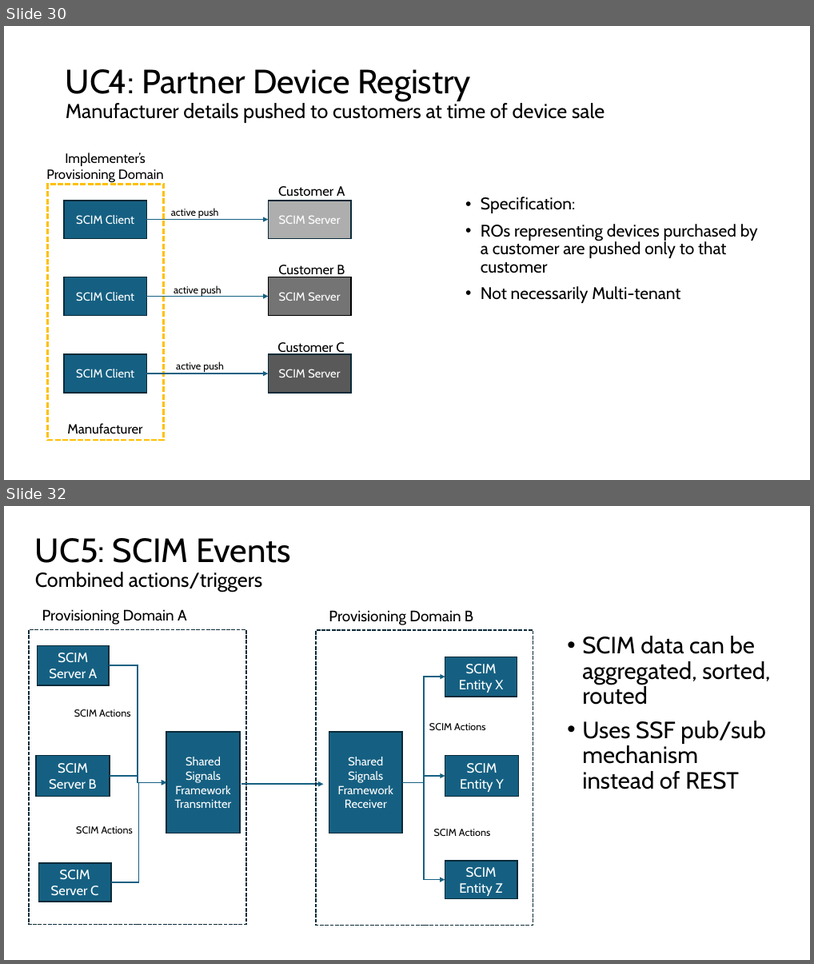
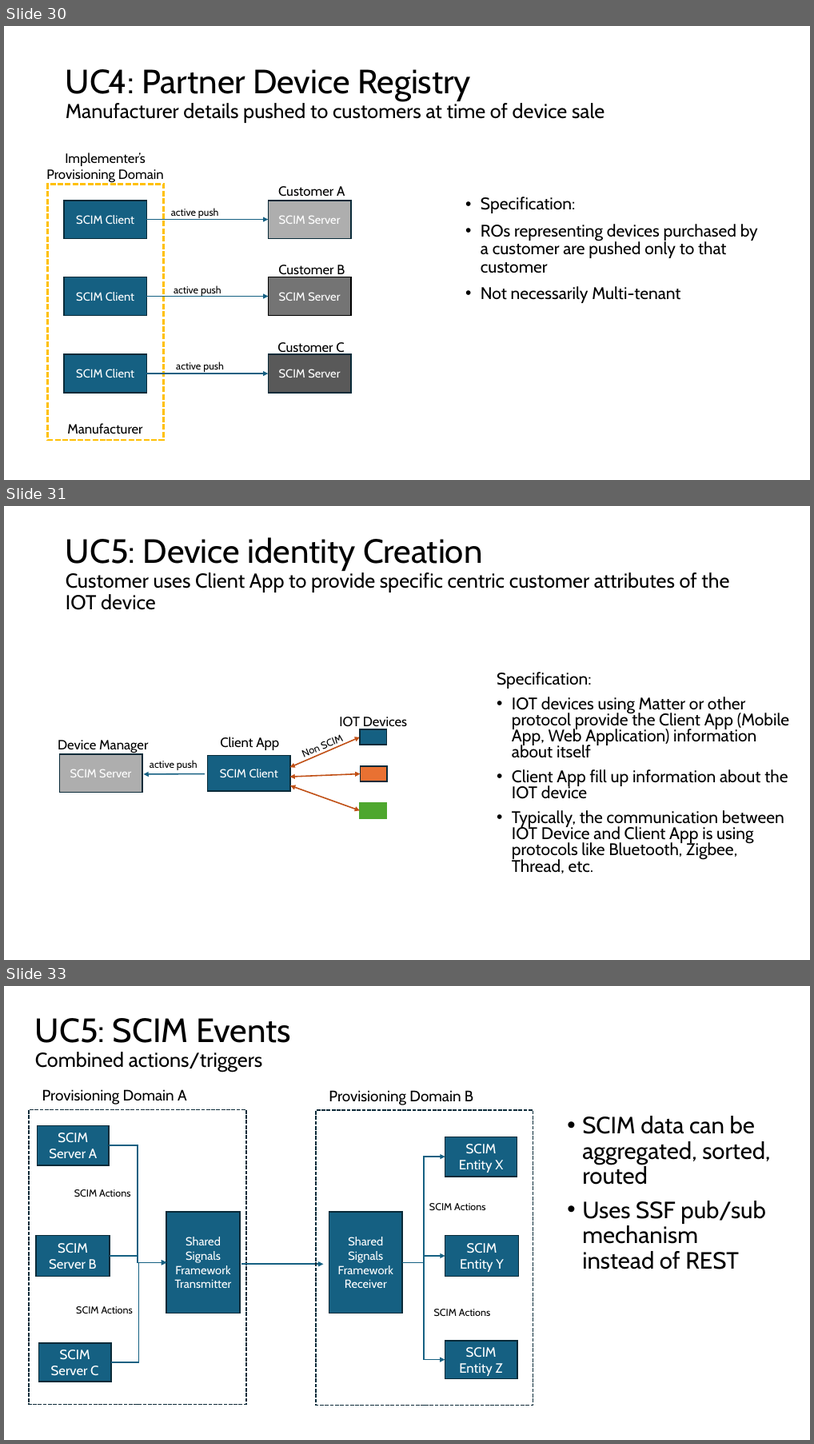
Before and after one commit to pamelatech/scim-use-case-revamp, a slide deck: Use Cases 29 Mar 2024.pptx. Shown one above the other, each under a label of ours: slides 30 and 32 before the commit, slides 30, 31 and 33 after it; the slides between them are not shown. The pictures are 814x964 and 814x1444 pixels, drawn with LibreOffice and Linux fonts; fonts in the diff are those of the drawing. Boxes give left, top, right and bottom in pixels: in the first picture for what was removed or moved away, otherwise in the second. Text is boxed around its words. In the diff, an @@ line names an element or a change of style, - is before the commit and + after.

```diff
--- a/Use Cases 29 Mar 2024.pptx
+++ b/Use Cases 29 Mar 2024.pptx
@@ slide 31 added at <box>4,506,810,960</box>, background #FFFFFF @@
@@ title added at <box>66,537,730,610</box>, 24 pt, text #000000 @@
+UC5: Device identity Creation
+Customer uses Client App to provide specific centric customer attributes of the IOT device
@@ text added at <box>497,672,790,873</box>, 20 pt, text #000000 @@
+Specification:
+• IOT devices using Matter or other protocol provide the Client App (Mobile App, Web Application) information about itself
+• Client App fill up information about the IOT device
+• Typically, the communication between IOT Device and Client App is using protocols like Bluetooth, Zigbee, Thread, etc.
@@ text added at <box>339,716,407,729</box>, 16 pt, text #000000 @@
+IOT Devices
@@ text added at <box>58,740,148,752</box>, 16 pt, text #000000 @@
+Device Manager
@@ text added at <box>220,736,279,750</box>, 16 pt, text #000000 @@
+Client App
@@ double arrow added from (290, 768) to (360, 737), #C04F15 1.5 pt @@
@@ rectangle added at <box>360,729,387,744</box>, fill #156082, outline #092A39 1.5 pt @@
@@ rectangle added at <box>60,754,142,792</box>, fill #AEAEAE, outline #092A39 1.5 pt, 14 pt, text #FFFFFF @@
+SCIM Server
@@ text added at <box>150,760,198,770</box>, 12 pt, text #000000 @@
+active push
@@ rectangle added at <box>208,756,290,791</box>, fill #156082, outline #092A39 1.5 pt, 14 pt, text #FFFFFF @@
+SCIM Client
@@ text added at <box>304,746,321,760</box>, 12 pt, text #000000 @@
+Non SCIM
@@ rectangle added at <box>360,766,387,781</box>, fill #E97132, outline #092A39 1.5 pt @@
@@ arrow added from (205, 774) to (144, 774), #156082 1.5 pt @@
@@ double arrow added from (290, 776) to (360, 774), #C04F15 1.5 pt @@
@@ double arrow added from (290, 785) to (360, 810), #C04F15 1.5 pt @@
@@ rectangle added at <box>360,803,387,818</box>, fill #4EA72E, outline #4EA72E 1.5 pt @@
@@ what was slide 32 is now slide 33 @@
```
Also in this commit, not shown: 2 slides changed, 1 other slide added, 2 slides removed.
